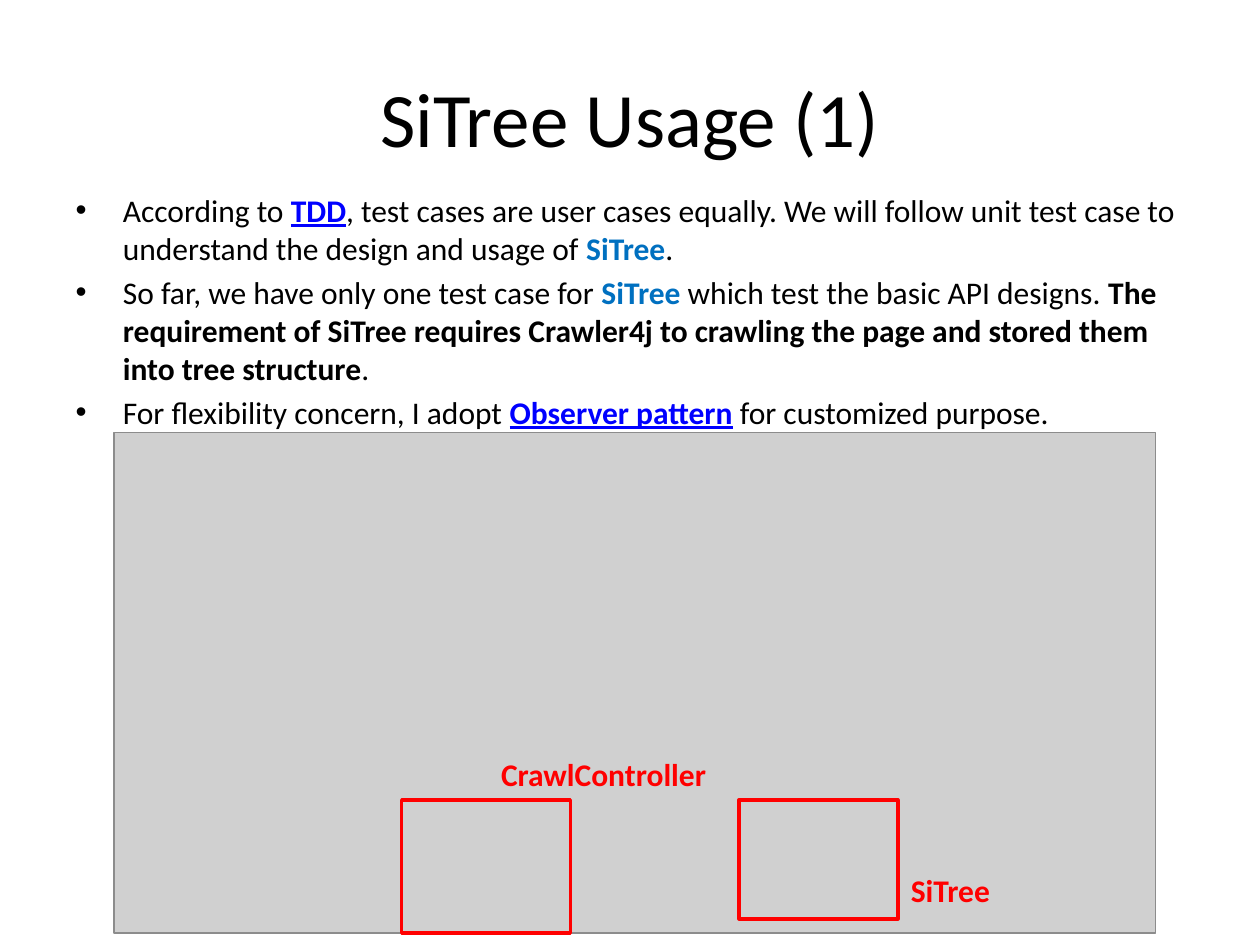
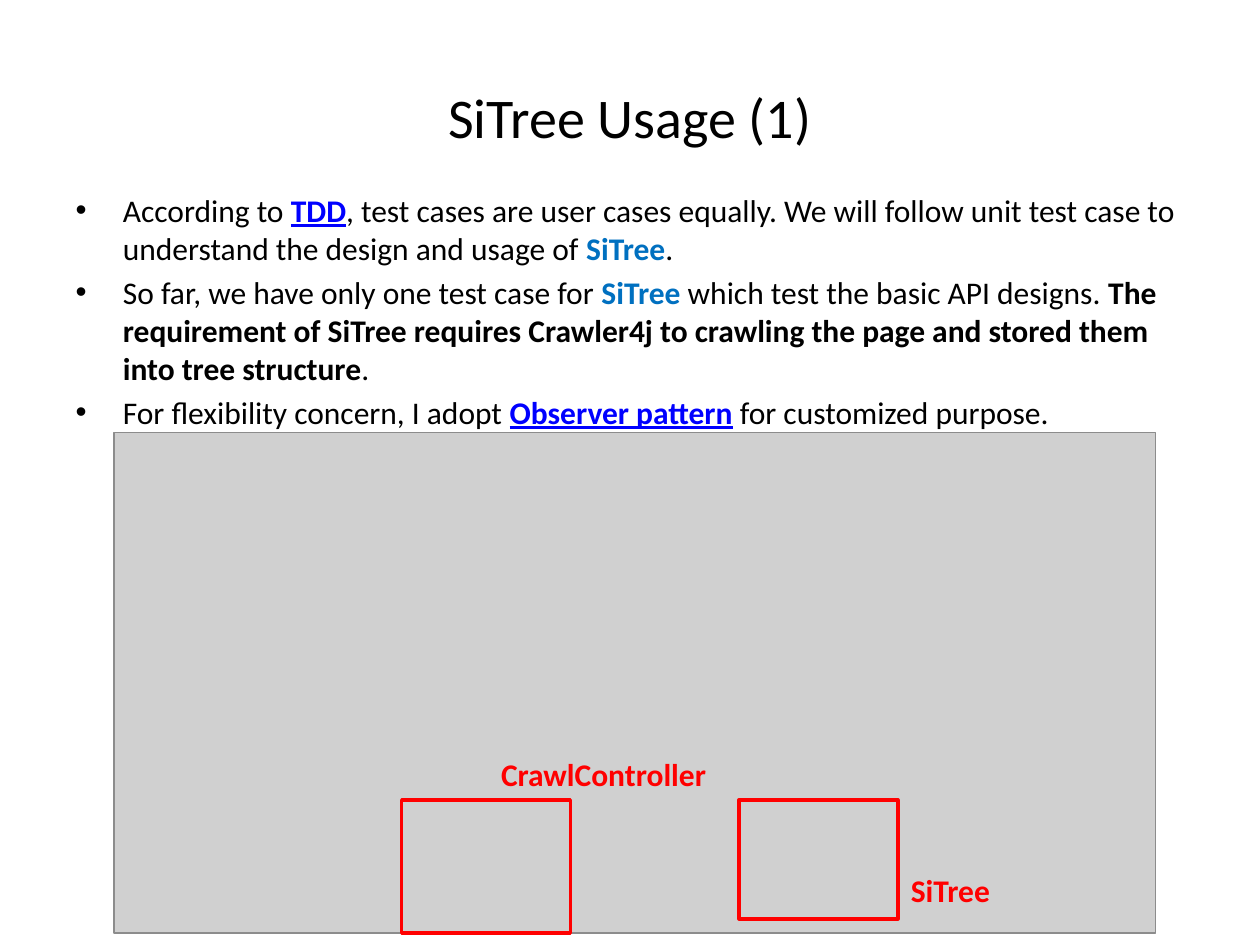
Before and after one commit to johnklee/sd2014, a slide deck: slide 4 of SD_Crawler4j/docs/Crawler4j_SiTreeDesign.pptx (slide 2 before the commit). Drawn at 1260x945 pixels with LibreOffice and Linux fonts; fonts in the diff are those of the drawing; grey boxes stand for pictures. Boxes give left, top, right and bottom in pixels: in the first picture for what was removed or moved away, otherwise in the second. Text is boxed around its words. In the diff, an @@ line names an element or a change of style, - is before the commit and + after.

Commit message:
- Add SiTree Deign document

```diff
--- a/SD_Crawler4j/docs/Crawler4j_SiTreeDesign.pptx
+++ b/SD_Crawler4j/docs/Crawler4j_SiTreeDesign.pptx
@@ title "SiTree Usage (1)" at (448,97,811,148): size 44 to 32 pt @@
```
Also in this commit, not shown: 5 other slides changed, 2 slides added, 1 other file.
